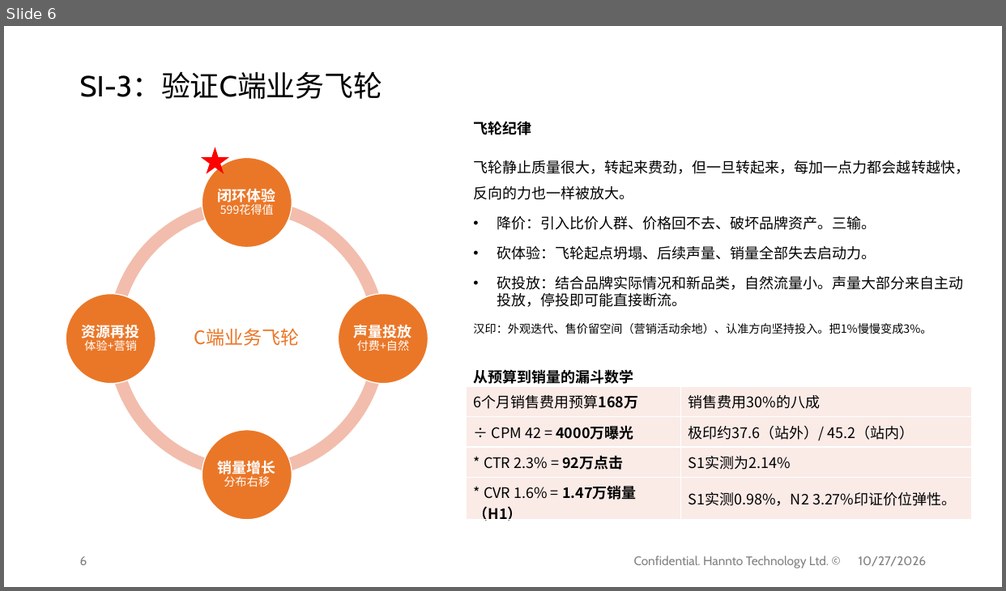
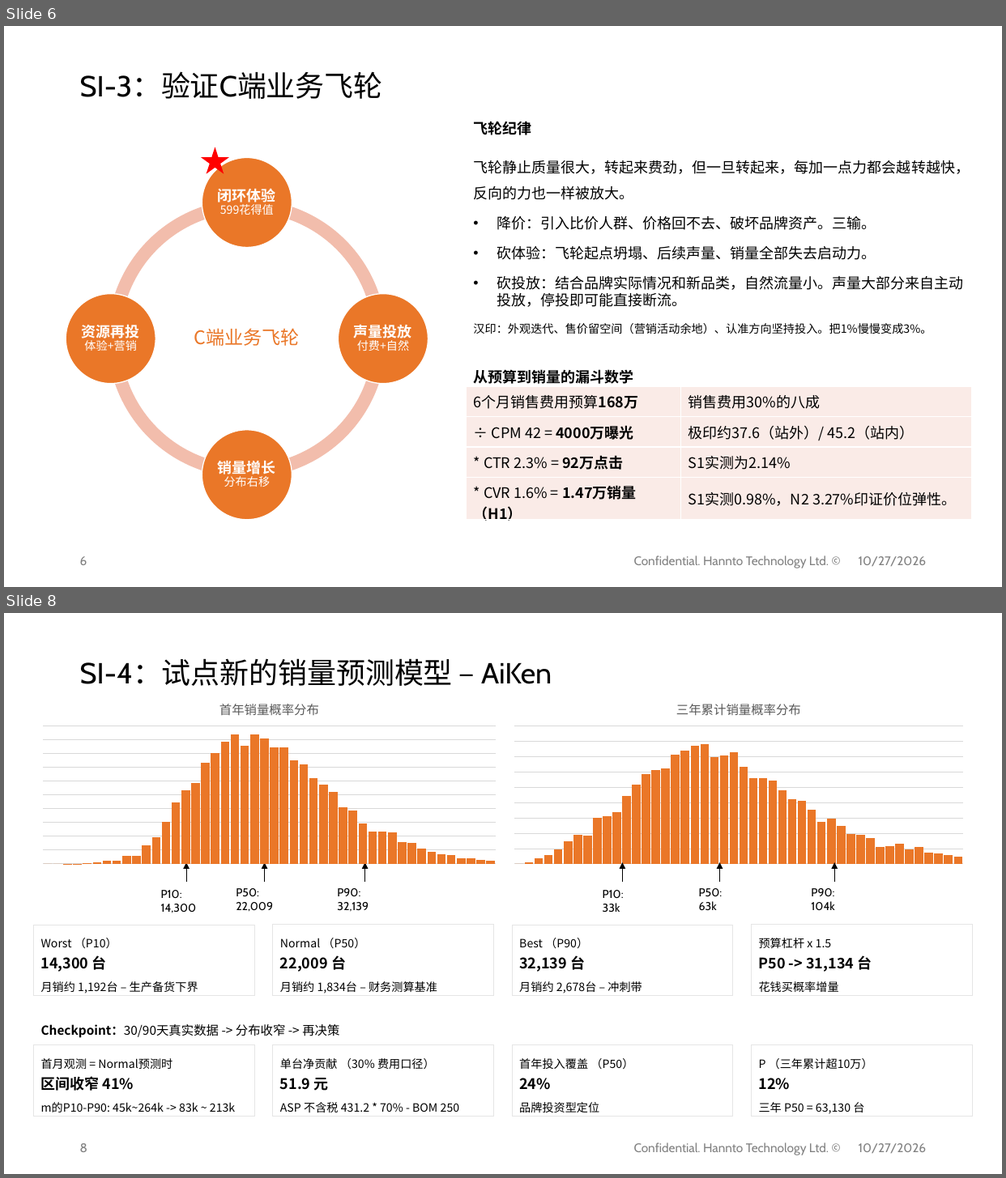
Before and after one commit to shengnanxiang/code_aiken, a slide deck: 极印版 aiken/AiKen_JY_SI^L0DO_261027.pptx. Shown one above the other, each under a label of ours: slide 6 before the commit, slides 6 and 8 after it; the slides between them are not shown. The pictures are 1006x591 and 1006x1178 pixels, drawn with LibreOffice and Linux fonts; fonts in the diff are those of the drawing; background and template pictures are left out. Boxes give left, top, right and bottom in pixels: in the first picture for what was removed or moved away, otherwise in the second. Text is boxed around its words. In the diff, an @@ line names an element or a change of style, - is before the commit and + after.

Commit message:
完成了SI、DO的ppt等

```diff
--- a/极印版 aiken/AiKen_JY_SI^L0DO_261027.pptx
+++ b/极印版 aiken/AiKen_JY_SI^L0DO_261027.pptx
@@ slide 8 added at (4, 613, 1002, 1174), background #FFFFFF; not listed: 2 template elements that a slide beside it also shows @@
@@ text added at (80, 659, 552, 686), 28 pt, text #000000 @@
+SI-4：试点新的销量预测模型 – AiKen
@@ column chart added at (33, 688, 505, 867) @@
+title "首年销量概率分布 "
+categories: 1, 2, 3, 4, 5, 6, 7, 8, 9, 10, 11, 12, 13, 14, 15, 16, 17, 18, 19, 20, 21, 22, 23, 24, 25, 26, 27, 28, 29, 30, 31, 32, 33, 34, 35, 36, 37, 38, 39, 40, 41, 42, 43, 44, 45, 46
+Series 1: 0, 0, 0, 0, 1, 1, 2, 2, 6, 6, 14, 20, 32, 47, 57, 62, 78, 86, 94, 100, 91, 100, 97, 90, 90, 80, 77, 66, 61, 55, 44, 41, 31, 25, 25, 24, 17, 16, 12, 9, 8, 7, 4, 4, 3, 2
@@ column chart added at (505, 688, 972, 867) @@
+title "三年累计销量概率分布 "
+categories: 1, 2, 3, 4, 5, 6, 7, 8, 9, 10, 11, 12, 13, 14, 15, 16, 17, 18, 19, 20, 21, 22, 23, 24, 25, 26, 27, 28, 29, 30, 31, 32, 33, 34, 35, 36, 37, 38, 39, 40, 41, 42, 43, 44, 45, 46
+Series 1: 0, 1, 5, 7, 12, 19, 24, 24, 39, 40, 43, 57, 66, 75, 79, 80, 91, 95, 99, 100, 89, 91, 94, 81, 72, 72, 69, 61, 54, 53, 45, 35, 38, 32, 25, 24, 22, 14, 15, 17, 12, 14, 9, 8, 7, 6
@@ arrow added from (187, 882) to (187, 863), #000000 0.5 pt @@
@@ arrow added from (265, 882) to (265, 863), #000000 0.5 pt @@
@@ arrow added from (364, 882) to (364, 863), #000000 0.5 pt @@
@@ arrow added from (622, 882) to (622, 863), #000000 0.5 pt @@
@@ arrow added from (720, 882) to (720, 863), #000000 0.5 pt @@
@@ arrow added from (835, 882) to (835, 863), #000000 0.5 pt @@
@@ text added at (161, 890, 197, 914), 11 pt, text #000000 @@
+P10: 14,300
@@ text added at (236, 888, 273, 912), 11 pt, text #000000 @@
+P50: 22,009
@@ text added at (337, 888, 368, 912), 11 pt, text #000000 @@
+P90: 32,139
@@ text added at (603, 890, 624, 913), 11 pt, text #000000 @@
+P10: 33k
@@ text added at (699, 888, 722, 911), 11 pt, text #000000 @@
+P50: 63k
@@ text added at (811, 888, 834, 910), 11 pt, text #000000 @@
+P90: 104k
@@ group added at (33, 925, 972, 996): 4 rectangles @@
+Worst （P10）
+14,300 台
+月销约 1,192台 – 生产备货下界
+Normal （P50）
+22,009 台
+月销约 1,834台 – 财务测算基准
+Best （P90）
+32,139 台
+月销约 2,678台 – 冲刺带
+预算杠杆 x 1.5
+P50 -> 31,134 台
+花钱买概率增量
@@ group added at (33, 1024, 972, 1117): 4 rectangles, 1 text @@
+首月观测 = Normal预测时
+区间收窄 41%
+m的P10-P90: 45k~264k -> 83k ~ 213k
+单台净贡献 （30% 费用口径）
+51.9 元
+ASP 不含税 431.2 * 70% - BOM 250
+首年投入覆盖 （P50）
+24%
+品牌投资型定位
+P （三年累计超10万）
+12%
+三年 P50 = 63,130 台
+Checkpoint：30/90天真实数据 -> 分布收窄 -> 再决策
```
Also in this commit, not shown: 4 slides changed, 2 other slides added, 47 other files.
